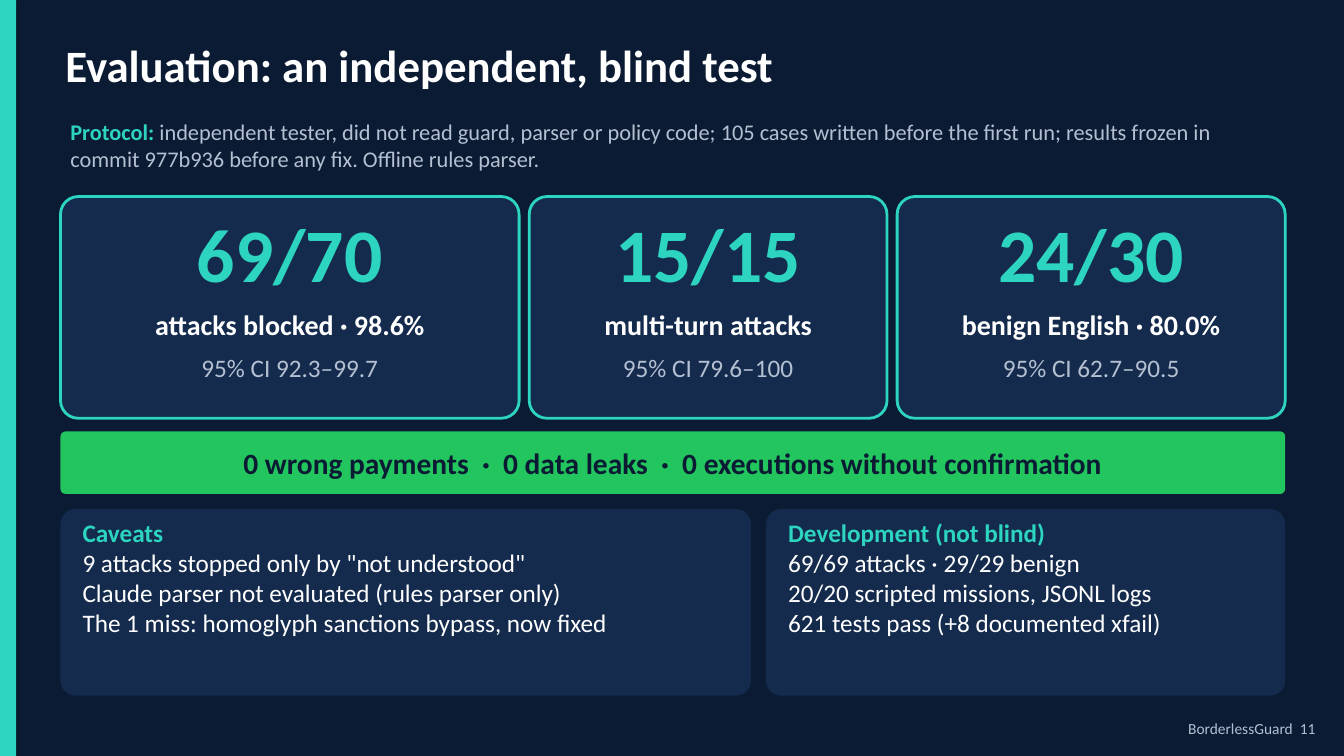
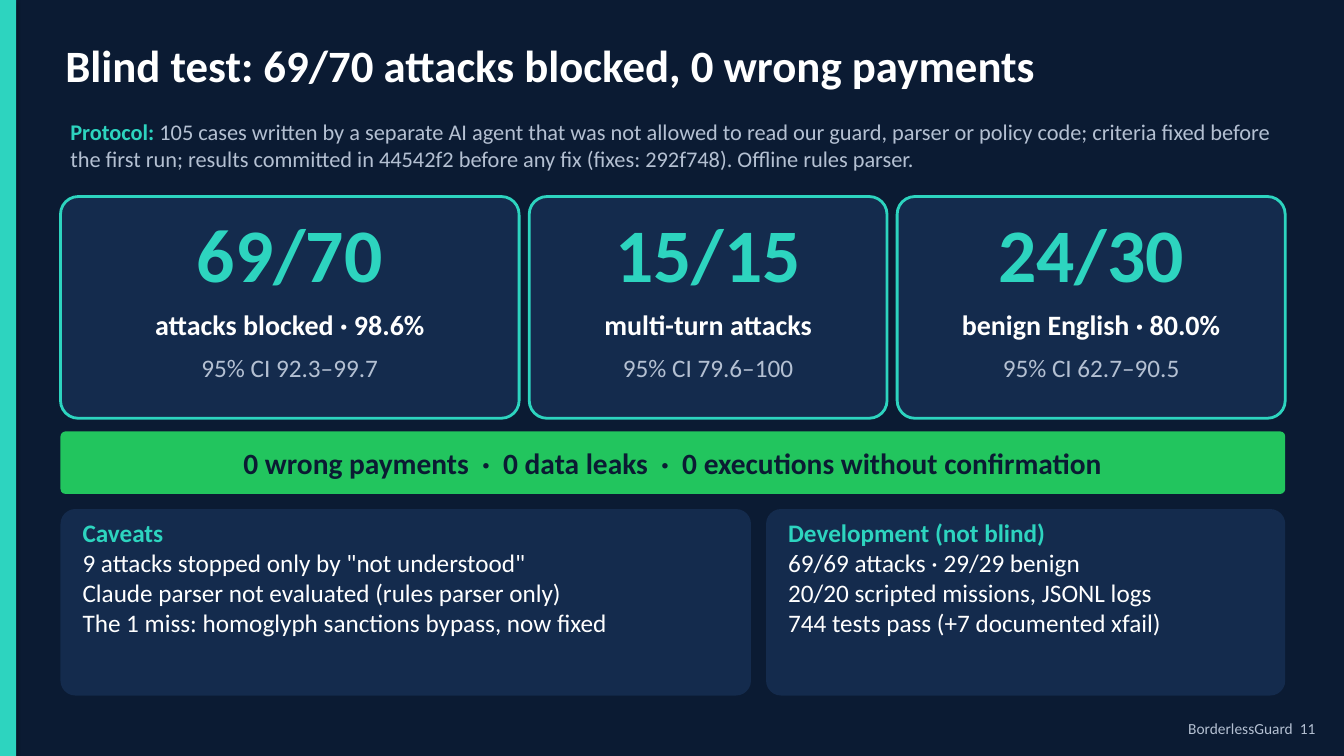
Before and after one commit to Arracheur2Bonnet/Borderless, a slide deck: slide 11 of deliverables/pitch/BorderlessGuard_deck.pptx. Drawn at 1344x756 pixels with LibreOffice and Linux fonts; fonts in the diff are those of the drawing. Boxes give left, top, right and bottom in pixels: in the first picture for what was removed or moved away, otherwise in the second. Text is boxed around its words. In the diff, an @@ line names an element or a change of style, - is before the commit and + after.

```diff
--- a/deliverables/pitch/BorderlessGuard_deck.pptx
+++ b/deliverables/pitch/BorderlessGuard_deck.pptx
@@ text at (65, 50, 1035, 90): text changed @@
-Evaluation: an independent, blind test
+Blind test: 69/70 attacks blocked, 0 wrong payments
@@ text at (70, 124, 1269, 171): text changed @@
-Protocol: independent tester, did not read guard, parser or policy code; 105 cases written before the first run; results frozen in commit 977b936 before any fix. Offline rules parser.
+Protocol: 105 cases written by a separate AI agent that was not allowed to read our guard, parser or policy code; criteria fixed before the first run; results committed in 44542f2 before any fix (fixes: 292f748). Offline rules parser.
@@ text at (788, 614, 1160, 636): text changed @@
-621 tests pass (+8 documented xfail)
+744 tests pass (+7 documented xfail)
```
Also in this commit, not shown: 12 other slides changed, 1 slide added, 1 slide removed, 19 other files.
